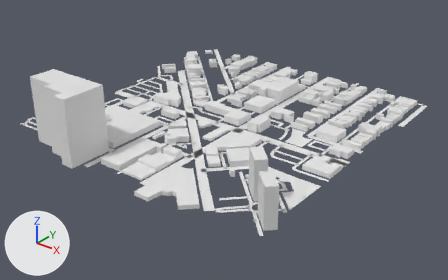
A saved change to the glTF model app/public/world/tiles/-4_-7.lod1.glb.
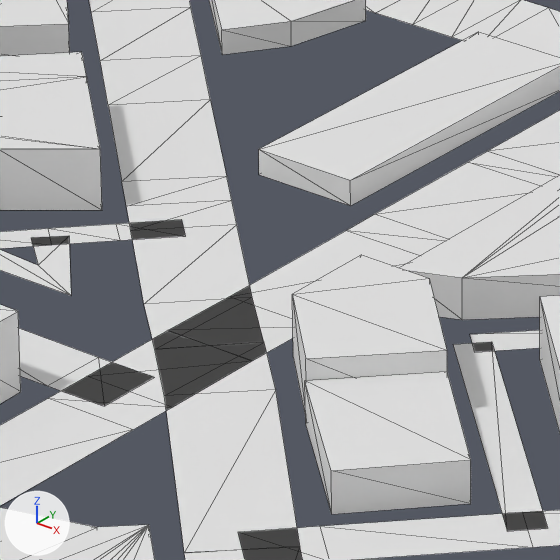
Each version appears first whole from a camera (50 mm lens) standing at (-1146.0, 2483.0, 424.0) and looking at (-1729.0, 3213.0, -28.0), and next in a close-up on the part from 40% to 51% of the width and 44% to 61% of the height. Arrows for +X, +Y and +Z are at lower left; the lights stay in place. The last two pictures show the newer version. The close-ups show mesh edges as thin lines. Where no turn or scale is listed for an object, it has been applied to the vertices. Vertices at exactly the same position are counted once.

Objects in the first close-up: 'buildings', 'ground'.
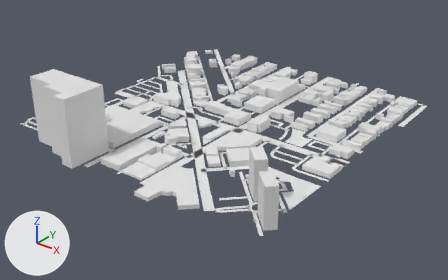
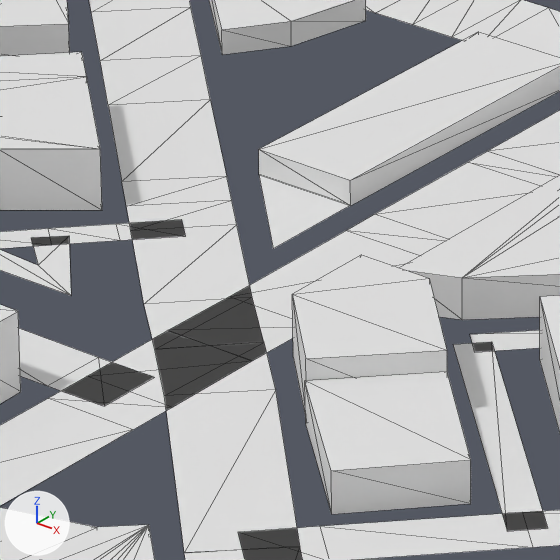
Boxes [x1, y1, x2, y2] around the edits, measured in the close-ups (560 x 560 px):
part 1 of me_ground, added: after [259, 174, 350, 249]

The change, as a diff of the scene's bpy script:
```diff
--- a/app/public/world/tiles/-4_-7.lod1.glb.py
+++ b/app/public/world/tiles/-4_-7.lod1.glb.py
@@ me_ground @@
 # used by ob_ground; location = (-1756.1, 3250.4, 0.1)
 # verts and faces of me_ground; kept vertices keep their numbers, new ones are numbered from 981
-me_ground.from_pydata(...)  # 981 vertices, 760 faces; spans x -263.0..263.0, y -275.0..275.0, z 0.0
+me_ground.from_pydata(...)  # 984 vertices, 761 faces; spans x -263.0..263.0, y -275.0..275.0, z 0.0
+# me_ground part 1
+verts[981] = (49.0, -99.0, 0.0)  # pixel (350, 205)
+verts[982] = (34.0, -100.0, 0.0)  # pixel (258, 174)
+verts[983] = (50.0, -116.0, 0.0)  # pixel (273, 248)
+faces += [(981, 982, 983)]
```
